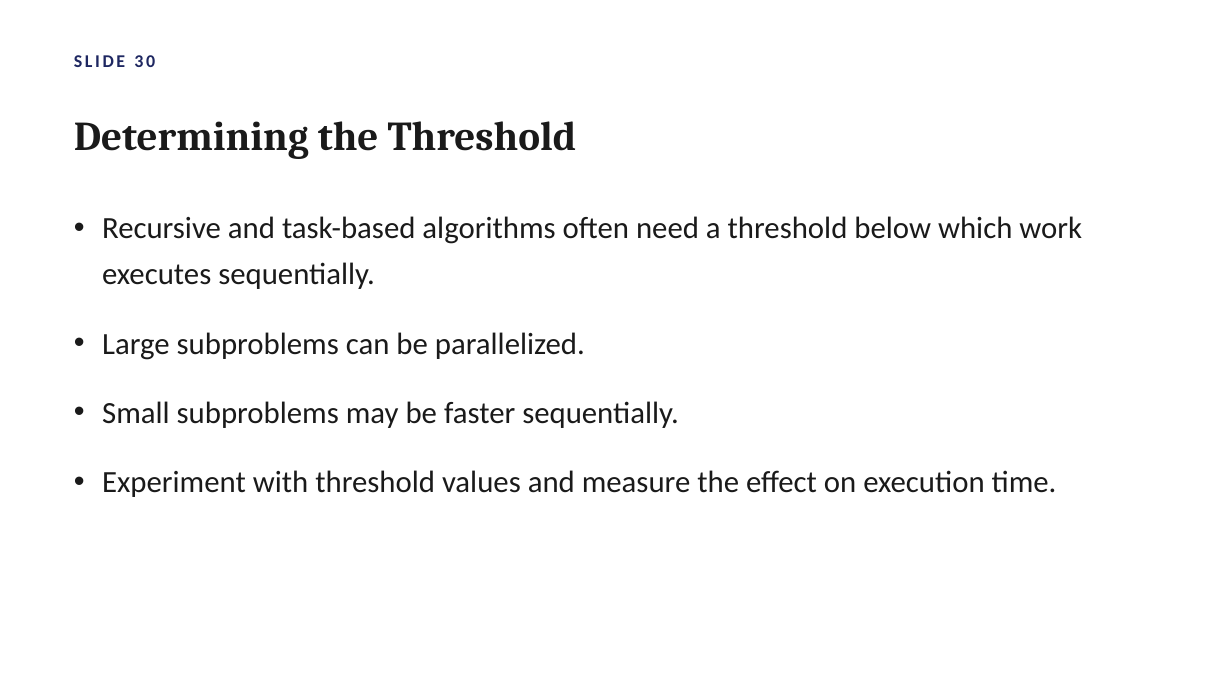
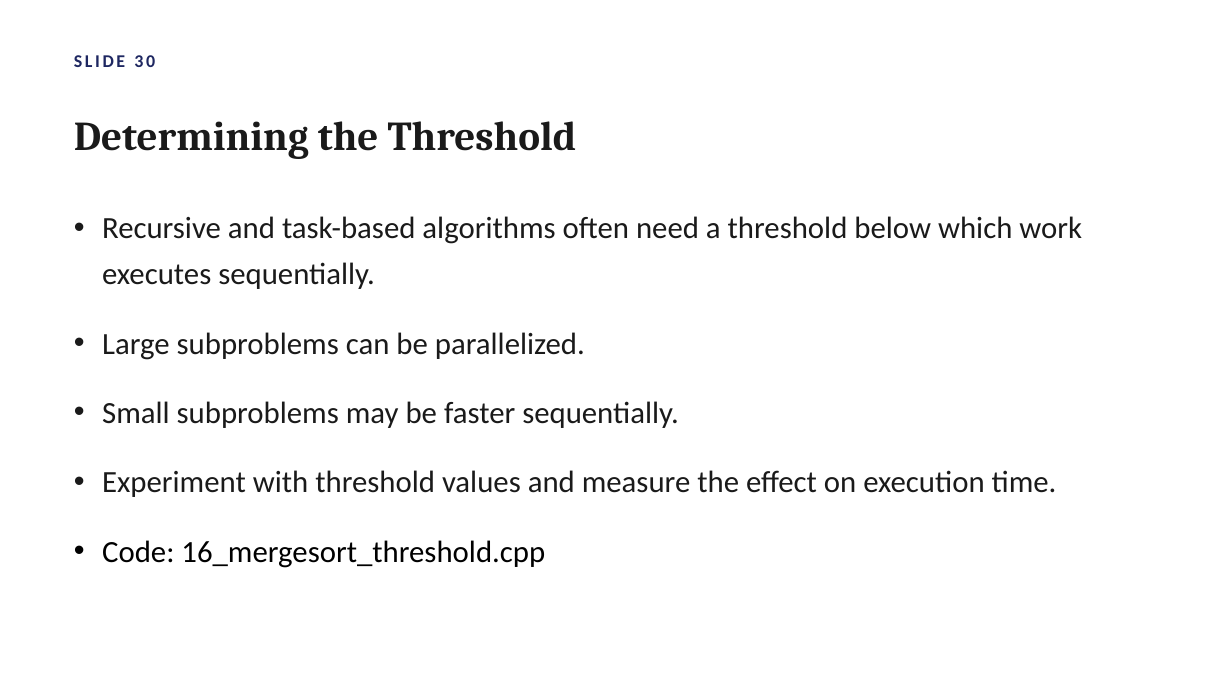
Before and after one commit to atulkahatecdac/parallel-cpp, a slide deck: slide 42 of Parallel_Programming_Cpp.pptx (slide 35 before the commit). Drawn at 1232x693 pixels with LibreOffice and Linux fonts; fonts in the diff are those of the drawing. Boxes give left, top, right and bottom in pixels: in the first picture for what was removed or moved away, otherwise in the second. Text is boxed around its words. In the diff, an @@ line names an element or a change of style, - is before the commit and + after.

```diff
--- a/Parallel_Programming_Cpp.pptx
+++ b/Parallel_Programming_Cpp.pptx
@@ text at (102, 540, 545, 568): paragraph added @@
+• Code: 16_mergesort_threshold.cpp
```
Also in this commit, not shown: 10 other slides changed, 8 slides added.
